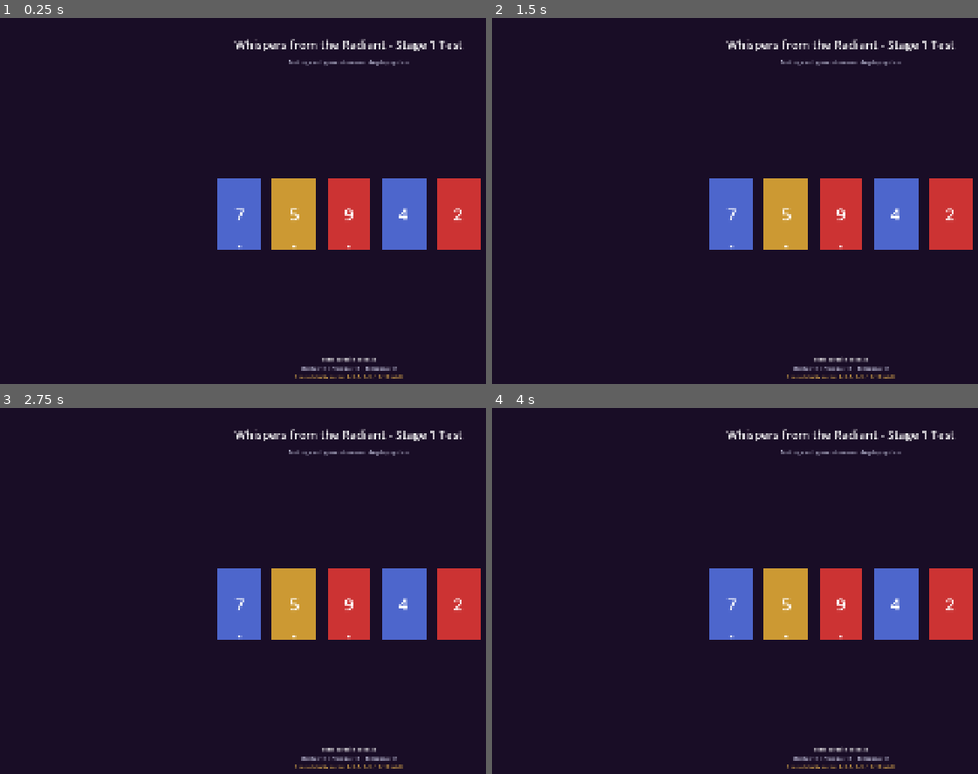
Above: before the commit, frames 1-4 (two rows, left to right).
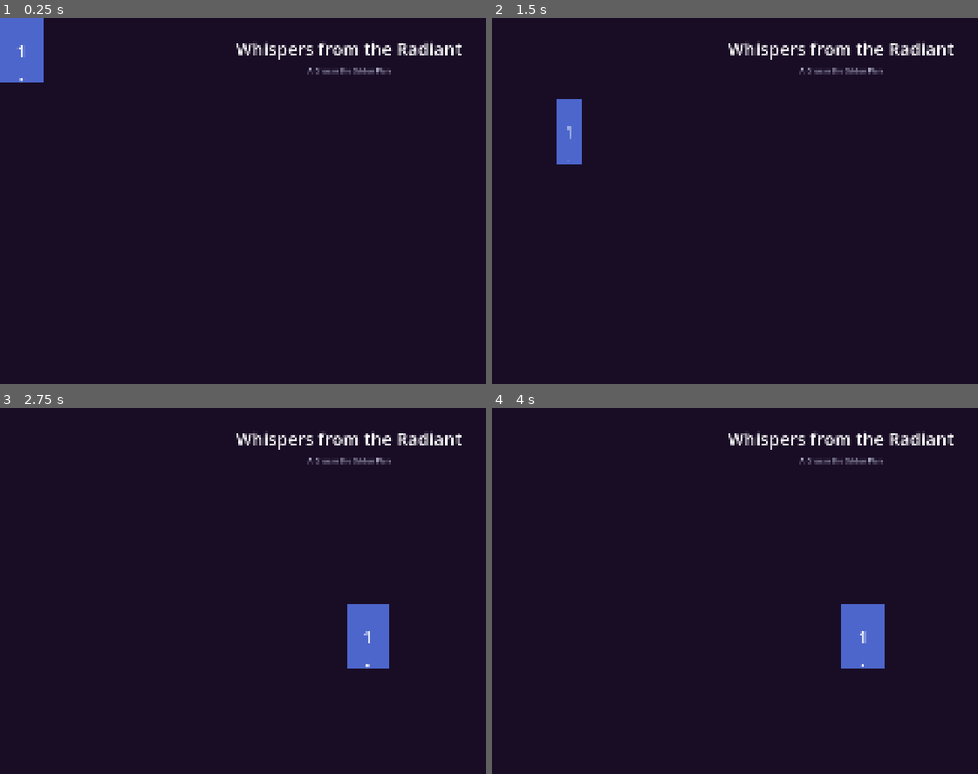
Above: after the commit, the same moments.

Repository: cddigi/whispers-from-the-radiant
Game: Godot game, scene res://assets/intro/intro_animation.tscn
The game is run twice, just before and just after one commit, with the same random seed, the same clock (stepped at 60 frames per second) and the same inputs. Before the commit the project starts from res://assets/test/test_cards.tscn.
Inputs (mouse positions are in pixels of both pictures, inside the frame that each line leads up to):
- Up to frame 1 (0.25 s): no input
- Up to frame 2 (1.5 s): tap Enter at 0.5 s; move the mouse to (730, 215) at 0.52 s; click (730, 215) at 0.67 s; move the mouse to (788, 215) at 1.27 s; click (788, 215) at 1.42 s
- Up to frame 3 (2.75 s): move the mouse to (349, 605) at 2.02 s; click (349, 605) at 2.17 s
- Up to frame 4 (4 s): move the mouse to (895, 605) at 2.77 s; click (895, 605) at 2.92 s; tap Space at 3.5 s; move the mouse to (948, 605) at 3.52 s; click (948, 605) at 3.67 s

The runs differ from the first frame. In frame 1, 12% of the frame differs, in the area x 0-99%, y 0-99%; in frame 2, 12%; in frame 3, 11%; in frame 4, 11%.
Error after the commit: Invalid call. Nonexistent function 'set_face_up' in base 'Control (Card)'. (res://assets/intro/intro_animation.gd:52)

Commit message:
Add intro animation showing all 33 cards
Introduce an intro animation scene that spawns all 33 cards face-up across the viewport and animates them in whimsical bezier arcs into a central deck, flipping them face-down mid-flight and stacking them with proper z-order. This adds assets/intro/intro_animation.tscn, its script intro_animation.gd (controls card creation, randomized positions/rotations, bezier arc motion, flip via scale.x, staggered arrivals, and final stacking offsets), and updates project.godot to use the new intro scene as the main scene.

Diff:
--- /dev/null
+++ b/assets/intro/intro_animation.gd
@@ -0,0 +1,169 @@
+extends Control
+
+## Intro animation scene that displays all 33 cards shuffling into a deck.
+## Cards start face-up, scattered across the viewport, then fly in whimsical arcs
+## to the center, flipping face-down mid-flight, and stack into a deck.
+
+const CardScene := preload("res://assets/cards/card.tscn")
+
+## Animation parameters
+const ANIMATION_DURATION := 2.5  # Total seconds for cards to reach center
+const FLIP_START_RATIO := 0.3  # When to start flip (0.0 to 1.0 of journey)
+const FLIP_END_RATIO := 0.7  # When to finish flip
+const CARD_ARRIVAL_STAGGER := 0.05  # Seconds between card arrivals
+const DECK_CENTER := Vector2(960, 540)  # Center of 1920x1080 viewport
+const VIEWPORT_SIZE := Vector2(1920, 1080)
+
+## All card instances being animated
+var animated_cards: Array[Node] = []
+
+## Full deck of card data
+var full_deck: Array[CardData] = []
+
+
+func _ready() -> void:
+	print("=== Whispers from the Radiant - Intro Animation ===")
+
+	# Generate the full deck
+	full_deck = DeckGenerator.generate_full_deck()
+
+	# Create all card instances and position them randomly
+	create_and_position_cards()
+
+	# Wait a moment before starting animation
+	await get_tree().create_timer(0.5).timeout
+
+	# Animate all cards to center
+	animate_cards_to_deck()
+
+
+## Creates card instances and spreads them across the viewport
+func create_and_position_cards() -> void:
+	for i: int in range(full_deck.size()):
+		var card_data := full_deck[i]
+		var card_instance := CardScene.instantiate() as Card
+
+		# Add to scene
+		add_child(card_instance)
+		animated_cards.append(card_instance)
+
+		# Set card data (starts face-up)
+		card_instance.set_card_data(card_data)
+		card_instance.set_face_up(true)
+
+		# Position randomly across viewport with some margin
+		var margin := 100.0
+		var random_x := randf_range(margin, VIEWPORT_SIZE.x - margin)
+		var random_y := randf_range(margin, VIEWPORT_SIZE.y - margin)
+		card_instance.global_position = Vector2(random_x, random_y)
+
+		# Random initial rotation for whimsy
+		card_instance.rotation = randf_range(-0.3, 0.3)
+
+		# Disable mouse interaction during animation
+		card_instance.mouse_filter = Control.MOUSE_FILTER_IGNORE
+
+
+## Animates all cards flying to the deck center with arcs and flips
+func animate_cards_to_deck() -> void:
+	for i: int in range(animated_cards.size()):
+		var card := animated_cards[i] as Card
+
+		# Stagger the animations slightly so cards arrive at different times
+		var delay := i * CARD_ARRIVAL_STAGGER
+		var duration := ANIMATION_DURATION + randf_range(-0.2, 0.2)  # Slight variance
+
+		# Start animation after delay
+		animate_single_card(card, delay, duration, i)
+
+
+## Animates a single card along a bezier curve to the deck center
+func animate_single_card(card: Card, delay: float, duration: float, stack_index: int) -> void:
+	# Wait for staggered start
+	if delay > 0:
+		await get_tree().create_timer(delay).timeout
+
+	# Store starting position
+	var start_pos := card.global_position
+
+	# Create control points for bezier curve (whimsical arc)
+	var end_pos := DECK_CENTER
+
+	# Create an arc by adding a control point perpendicular to the path
+	var mid_point := (start_pos + end_pos) / 2.0
+	var direction := (end_pos - start_pos).normalized()
+	var perpendicular := Vector2(-direction.y, direction.x)
+
+	# Random arc height and direction for whimsy
+	var arc_height := randf_range(150.0, 400.0)
+	var arc_direction := 1.0 if randf() > 0.5 else -1.0
+	var control_point := mid_point + perpendicular * arc_height * arc_direction
+
+	# Create tween for smooth animation
+	var tween := create_tween()
+	tween.set_parallel(true)  # Run position and rotation in parallel
+	tween.set_ease(Tween.EASE_IN_OUT)
+	tween.set_trans(Tween.TRANS_CUBIC)
+
+	# Animate position along bezier curve
+	# We'll use a custom method to interpolate along the curve
+	tween.tween_method(
+		func(t: float) -> void:
+			card.global_position = _bezier_point(start_pos, control_point, end_pos, t),
+		0.0,
+		1.0,
+		duration
+	)
+
+	# Animate rotation to flat (0)
+	tween.tween_property(card, "rotation", 0.0, duration)
+
+	# Animate flip (using scale.x for 2D flip effect)
+	# Create a sequential flip animation
+	var flip_delay := duration * FLIP_START_RATIO
+	var flip_duration := duration * (FLIP_END_RATIO - FLIP_START_RATIO)
+
+	# Wait until flip should start
+	await get_tree().create_timer(flip_delay).timeout
+
+	# Flip animation: scale.x goes 1 -> 0 -> -1 to create flip effect
+	var flip_tween := create_tween()
+	flip_tween.set_ease(Tween.EASE_IN_OUT)
+	flip_tween.set_trans(Tween.TRANS_SINE)
+
+	# First half: shrink to 0
+	flip_tween.tween_property(card, "scale:x", 0.0, flip_duration / 2.0)
+
+	# At the midpoint, flip the card face-down
+	flip_tween.tween_callback(func() -> void:
+		card.set_face_up(false)
+	)
+
+	# Second half: expand back to 1
+	flip_tween.tween_property(card, "scale:x", 1.0, flip_duration / 2.0)
+
+	# After animation completes, set final stacking position with slight offset
+	await get_tree().create_timer(duration - flip_delay).timeout
+
+	# Add slight random offset for realistic deck stack
+	var stack_offset := Vector2(
+		randf_range(-1.0, 1.0),
+		randf_range(-1.0, 1.0)
+	)
+	card.global_position = DECK_CENTER + stack_offset
+
+	# Set z_index based on stack position (later cards on top)
+	card.z_index = stack_index
+
+
+## Calculates a point on a quadratic bezier curve
+func _bezier_point(p0: Vector2, p1: Vector2, p2: Vector2, t: float) -> Vector2:
+	var u := 1.0 - t
+	var tt := t * t
+	var uu := u * u
+
+	var point := uu * p0  # (1-t)^2 * P0
+	point += 2.0 * u * t * p1  # 2(1-t)t * P1
+	point += tt * p2  # t^2 * P2
+
+	return point
--- /dev/null
+++ b/assets/intro/intro_animation.tscn
@@ -0,0 +1,53 @@
+[gd_scene load_steps=2 format=3 uid="uid://bq8h3m5n7k2p9"]
+
+[ext_resource type="Script" path="res://assets/intro/intro_animation.gd" id="1_intro"]
+
+[node name="IntroAnimation" type="Control"]
+layout_mode = 3
+anchors_preset = 15
+anchor_right = 1.0
+anchor_bottom = 1.0
+grow_horizontal = 2
+grow_vertical = 2
+script = ExtResource("1_intro")
+
+[node name="Background" type="ColorRect" parent="."]
+layout_mode = 1
+anchors_preset = 15
+anchor_right = 1.0
+anchor_bottom = 1.0
+grow_horizontal = 2
+grow_vertical = 2
+color = Color(0.1, 0.05, 0.15, 1)
+mouse_filter = 2
+
+[node name="Title" type="Label" parent="."]
+layout_mode = 1
+anchors_preset = 5
+anchor_left = 0.5
+anchor_right = 0.5
+offset_left = -400.0
+offset_top = 50.0
+offset_right = 400.0
+offset_bottom = 120.0
+grow_horizontal = 2
+theme_override_font_sizes/font_size = 48
+text = "Whispers from the Radiant"
+horizontal_alignment = 1
+vertical_alignment = 1
+
+[node name="Subtitle" type="Label" parent="."]
+layout_mode = 1
+anchors_preset = 5
+anchor_left = 0.5
+anchor_right = 0.5
+offset_left = -300.0
+offset_top = 130.0
+offset_right = 300.0
+offset_bottom = 160.0
+grow_horizontal = 2
+theme_override_colors/font_color = Color(0.7, 0.7, 0.8, 1)
+theme_override_font_sizes/font_size = 18
+text = "A Crisis in the Seldon Plan"
+horizontal_alignment = 1
+vertical_alignment = 1
--- a/project.godot
+++ b/project.godot
@@ -12,7 +12,7 @@
 
 config/name="Whispers from the Radiant"
 config/description="A two-player trick-taking card game set in Asimov's Foundation universe"
-run/main_scene="res://assets/test/test_cards.tscn"
+run/main_scene="res://assets/intro/intro_animation.tscn"
 config/features=PackedStringArray("4.6", "Mobile")
 config/icon="res://icon.svg"
 
